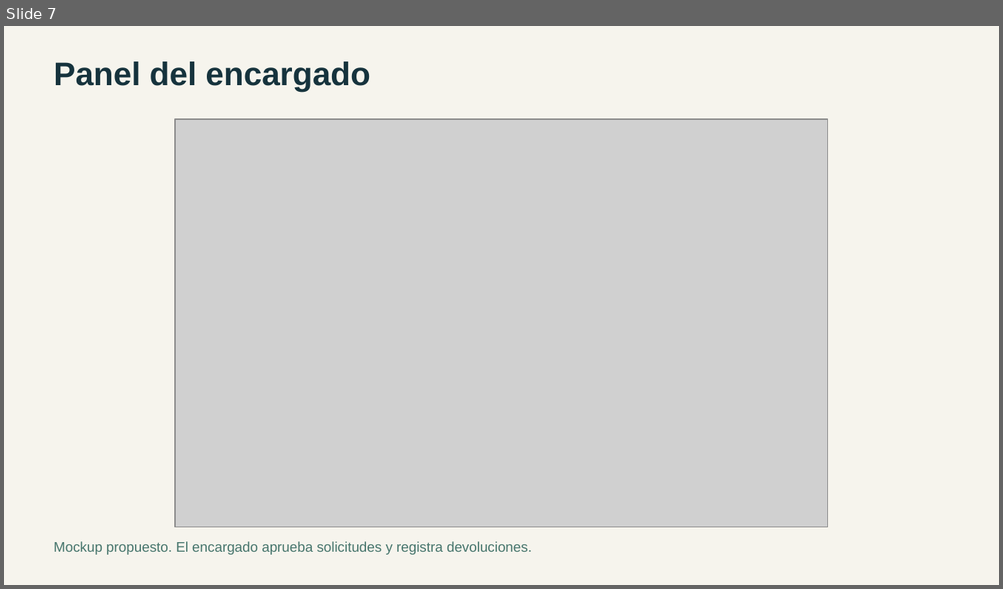
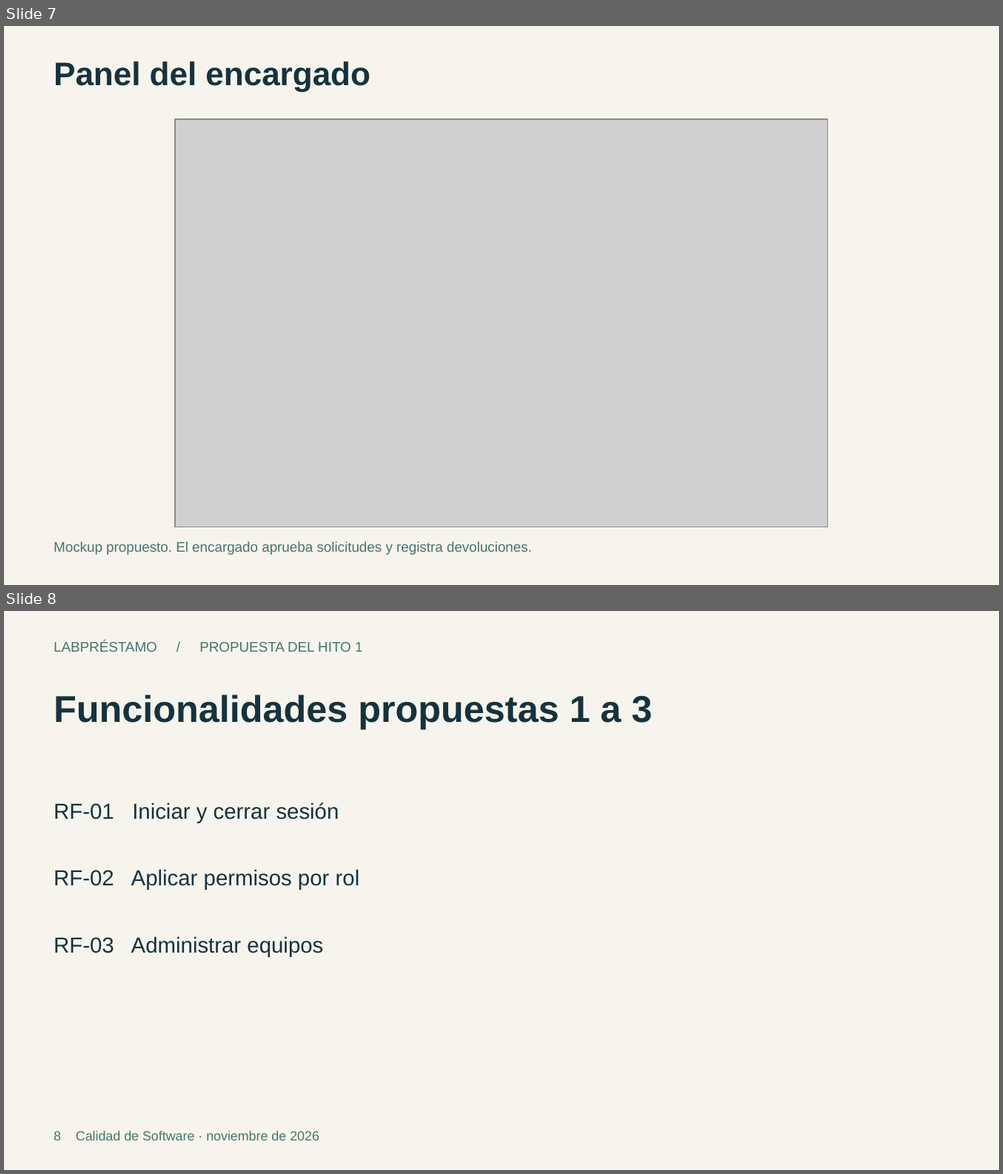
Before and after one commit to Piero-design/LabPrestamo, a slide deck: documentos/LabPrestamo_Hito_1.pptx. Shown one above the other, each under a label of ours: slide 7 before the commit, slides 7 and 8 after it. The pictures are 1003x589 and 1003x1174 pixels, drawn with LibreOffice and Linux fonts; fonts in the diff are those of the drawing; grey boxes stand for pictures. Boxes give left, top, right and bottom in pixels: in the first picture for what was removed or moved away, otherwise in the second. Text is boxed around its words. In the diff, an @@ line names an element or a change of style, - is before the commit and + after.

Commit message:
Reincorporar funcionalidades y requisitos conservando mockups

```diff
--- a/documentos/LabPrestamo_Hito_1.pptx
+++ b/documentos/LabPrestamo_Hito_1.pptx
@@ slide 8 added at (4,611,999,1170), background #F6F4ED @@
@@ text added at (54,642,363,652), 13.5 pt, text #46756C @@
+LABPRÉSTAMO / PROPUESTA DEL HITO 1
@@ text added at (54,695,652,729), 36 pt, text #16333D, bold @@
+Funcionalidades propuestas 1 a 3
@@ text added at (54,803,339,823), 21 pt, text #16333D @@
+RF-01 Iniciar y cerrar sesión
@@ text added at (54,869,360,890), 21 pt, text #16333D @@
+RF-02 Aplicar permisos por rol
@@ text added at (54,937,323,957), 21 pt, text #16333D @@
+RF-03 Administrar equipos
@@ text added at (54,1131,319,1141), 12.8 pt, text #46756C @@
+8 Calidad de Software · noviembre de 2026
```
Also in this commit, not shown: 3 slides changed, 5 other slides added.
